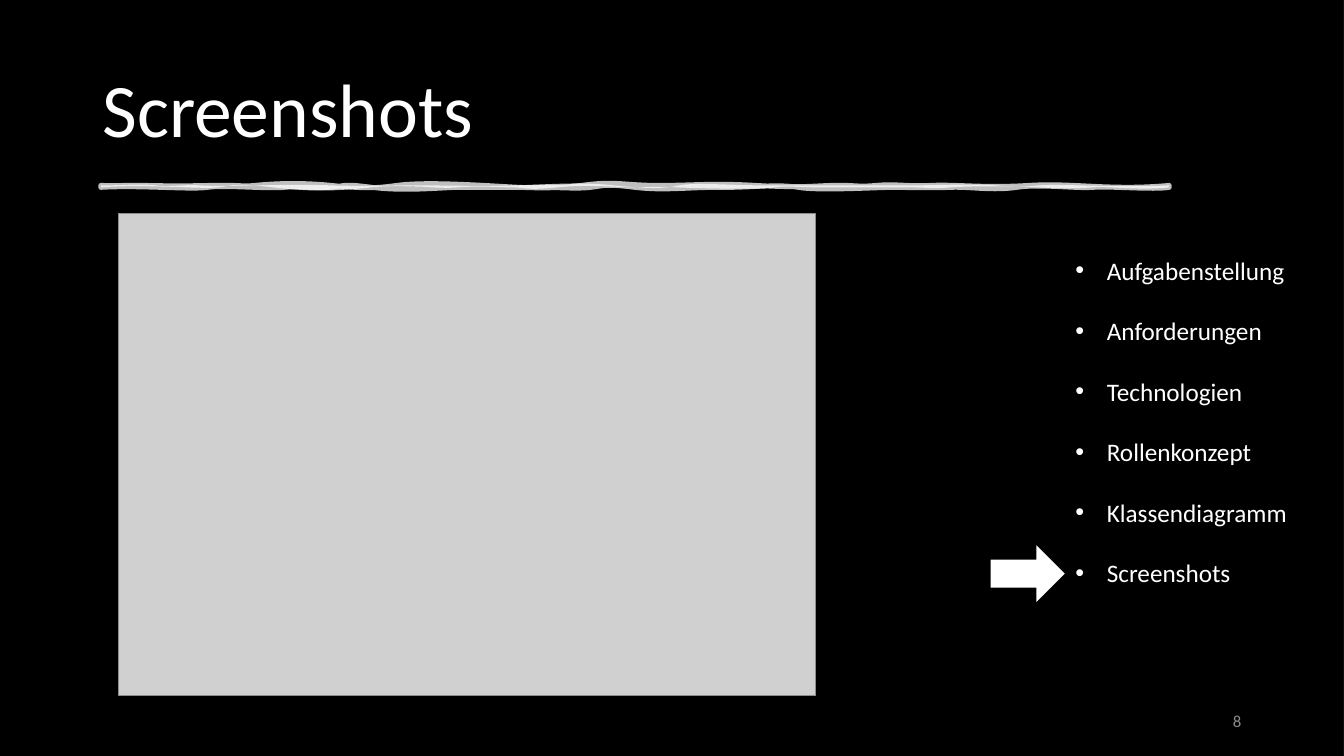
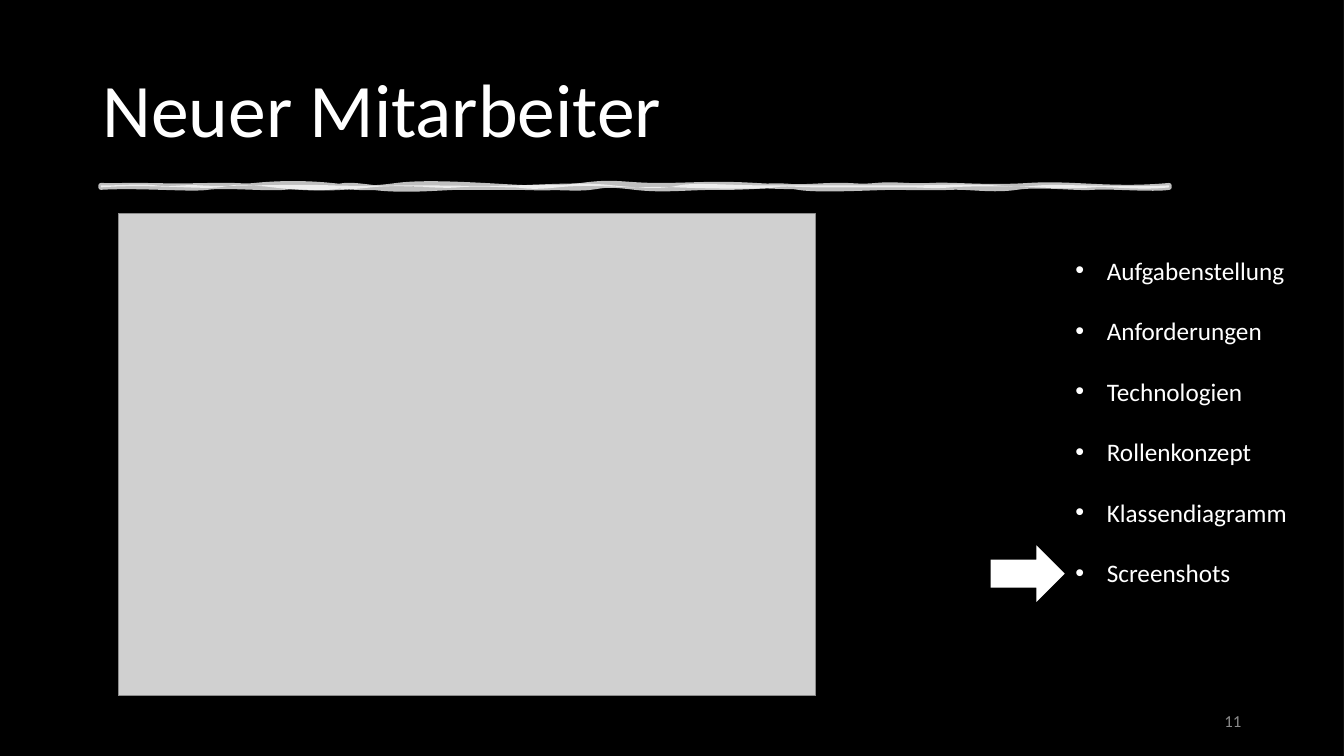
Before and after one commit to DennisWandschura/Profitabilitaet, a slide deck: slide 11 of Präst_Profitabilität.pptx (slide 8 before the commit). Drawn at 1344x756 pixels with LibreOffice and Linux fonts; fonts in the diff are those of the drawing; grey boxes stand for pictures; background and template pictures are left out; a plain dark background stands for a picture behind light text. Boxes give left, top, right and bottom in pixels: in the first picture for what was removed or moved away, otherwise in the second. Text is boxed around its words. In the diff, an @@ line names an element or a change of style, - is before the commit and + after.

```diff
--- a/Präst_Profitabilität.pptx
+++ b/Präst_Profitabilität.pptx
@@ title at bbox=[102, 84, 661, 138]: text changed @@
-Screenshots
+Neuer Mitarbeiter
@@ page number at bbox=[1224, 716, 1241, 727]: text changed @@
-8
+11
```
Also in this commit, not shown: 7 other slides changed, 1 slide added.
